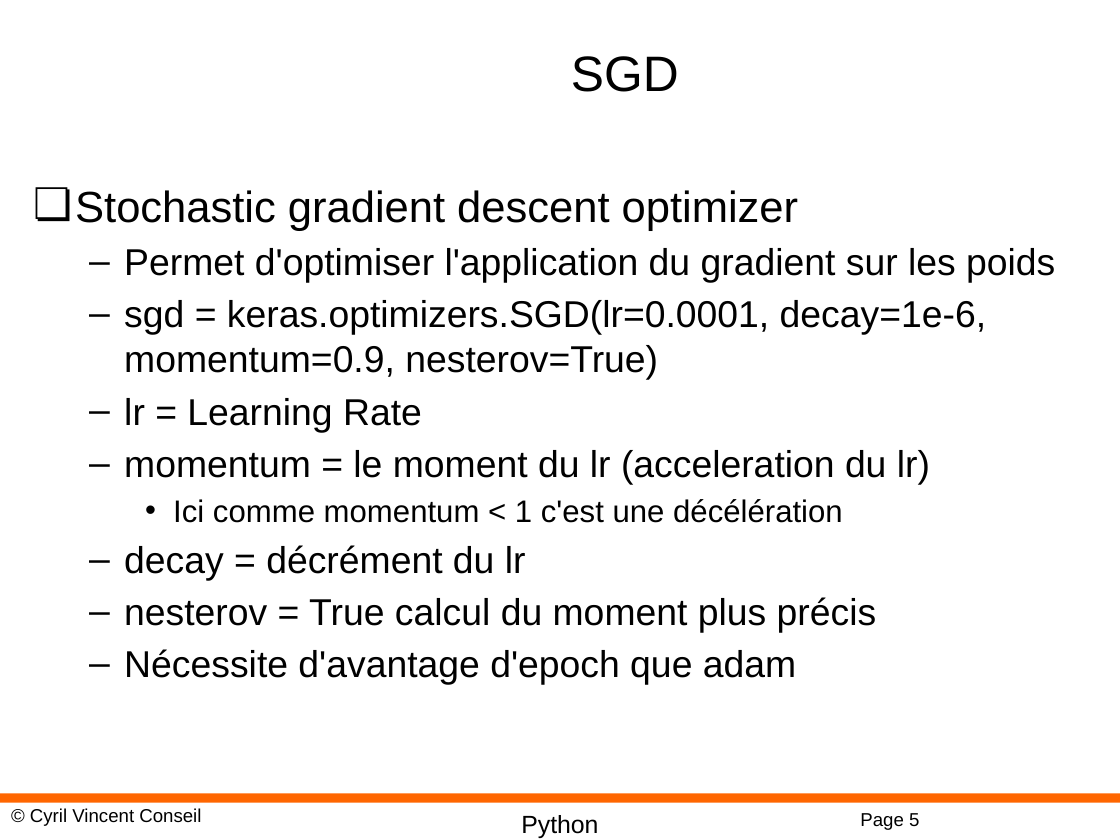
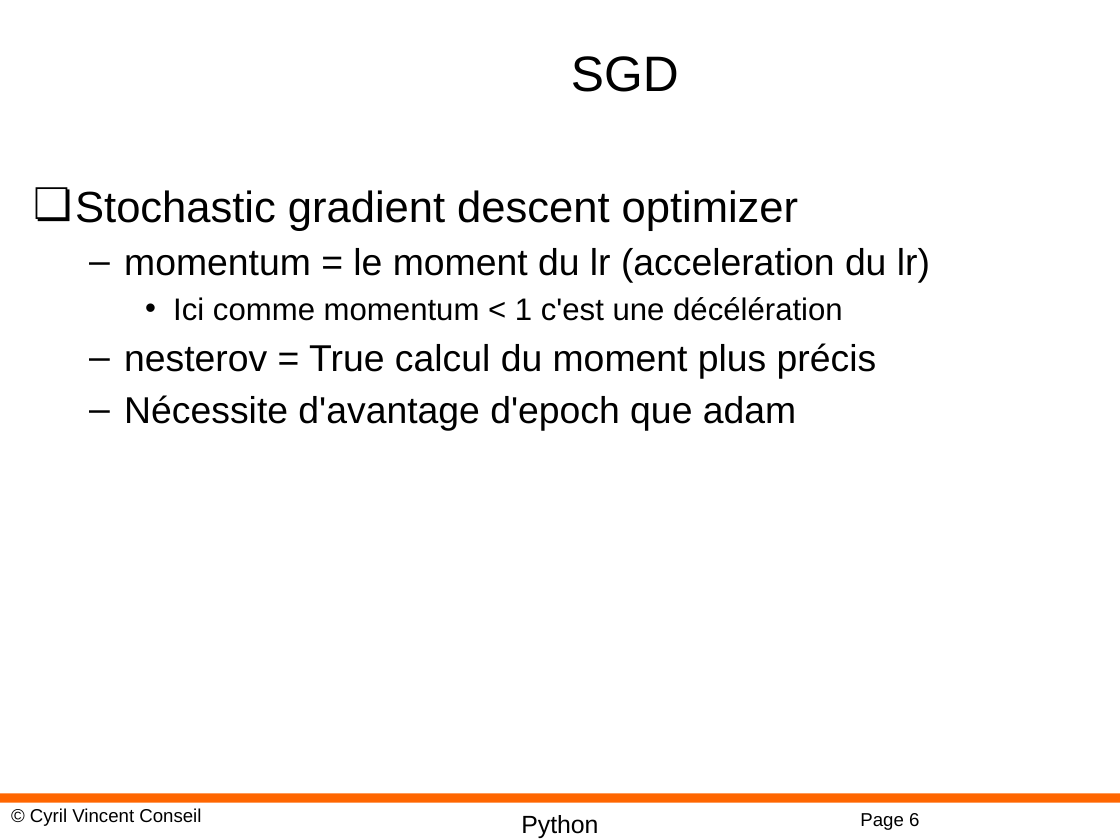
Before and after one commit to cyrilvincent/DL, a slide deck: slide 6 of PPT/DeepLearning13-FineTuning.pptx (slide 5 before the commit). Drawn at 1120x840 pixels with LibreOffice and Linux fonts; fonts in the diff are those of the drawing; background and template pictures are left out. Boxes give left, top, right and bottom in pixels: in the first picture for what was removed or moved away, otherwise in the second. Text is boxed around its words. In the diff, an @@ line names an element or a change of style, - is before the commit and + after.

```diff
--- a/PPT/DeepLearning13-FineTuning.pptx
+++ b/PPT/DeepLearning13-FineTuning.pptx
@@ text at (124, 248, 1055, 432): paragraphs removed @@
-  – Permet d'optimiser l'application du gradient sur les poids
-  – sgd = keras.optimizers.SGD(lr=0.0001, decay=1e-6, momentum=0.9, nesterov=True)
-  – lr = Learning Rate
@@ text at (124, 545, 526, 580): paragraph removed @@
-  – decay = décrément du lr
@@ page number at (860, 813, 919, 830): text changed @@
-Page 5
+Page 6
```
Also in this commit, not shown: 1 slide added, 2 other files.
